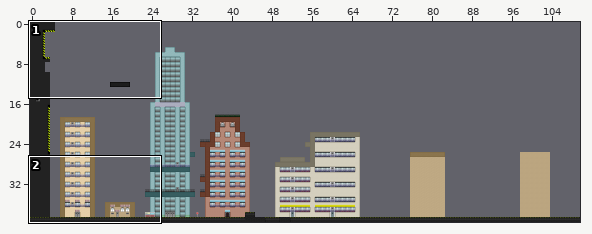
Tiled map -- MagnetBoy/MagnetBoy/MagnetBoyContent/WillysMap.tmx. Above: a wide view before the commit, with the close-up outlined.
Close-up. Before the commit:
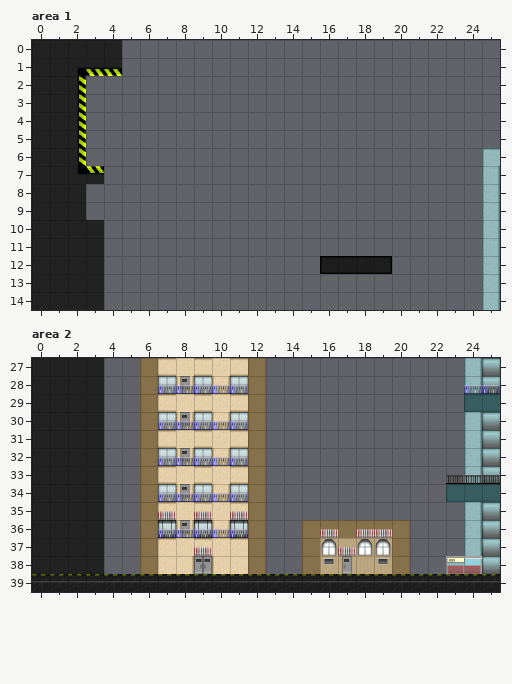
Cells are 32x32 px. Shown: area 1 x 0..25, y 0..14; area 2 x 0..25, y 27..39. The commit also changed other parts of the map, which this record leaves out.
The same view after the edit:
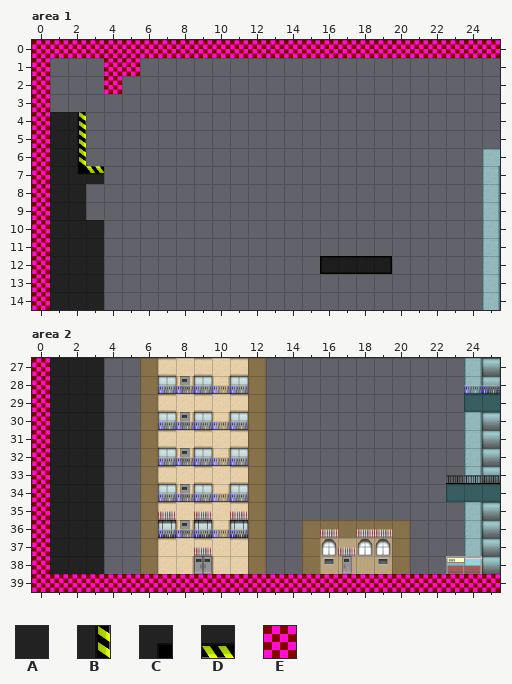
Key: from "FactoryTileSheet": A 7, B 15, C 22, D 28; from "mapBorder": E 0.
_ is an empty cell.
Tiles of an added or newly shown layer are drawn over the layers below it.
From old to new:
Layer "solid", area 1:
Tile A is removed in row 0 at x 0 to 4; in rows 1 to 3 at x 0 to 1.
Tile B is removed in rows 2 to 3 at x 2.
Tile C is removed in row 1 at x 2.
Tile D is removed in row 1 at x 3 to 4.
Layer "mapBorder" (added), area 1:
Tile E now appears in row 0 at x 0 to 25; in row 1 at x 0 and 4 to 5; in row 2 at x 0 and 4; in rows 3 to 14 at x 0.
Layer "mapBorder" (added), area 2:
Tile E now appears in rows 27 to 38 at x 0; in row 39 at x 0 to 25.
Boxes around the changes in both close-ups, in picture pixels (x1, y1, x2, y2):
changed: (32, 40, 500, 310)
added: (32, 358, 500, 592)
